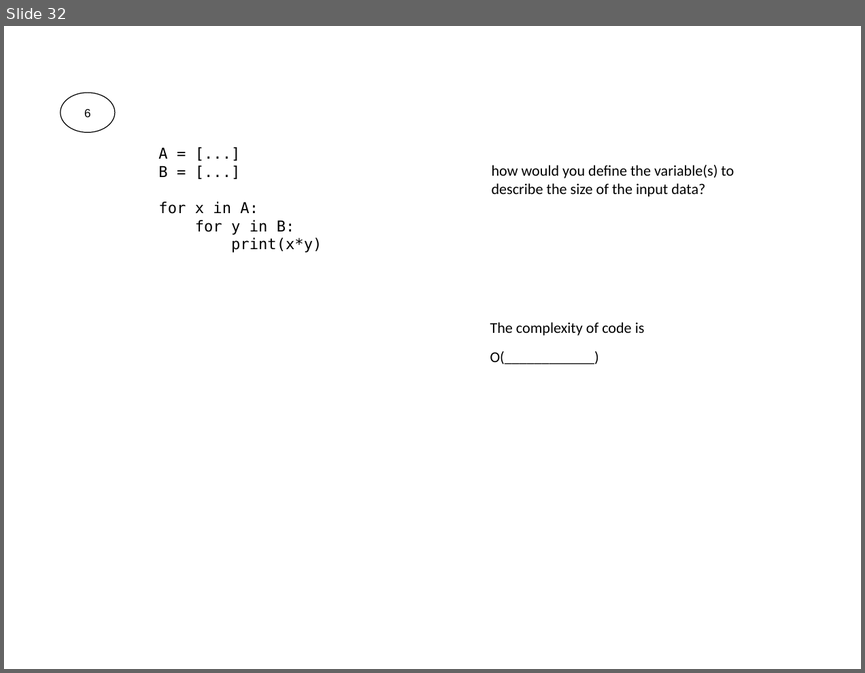
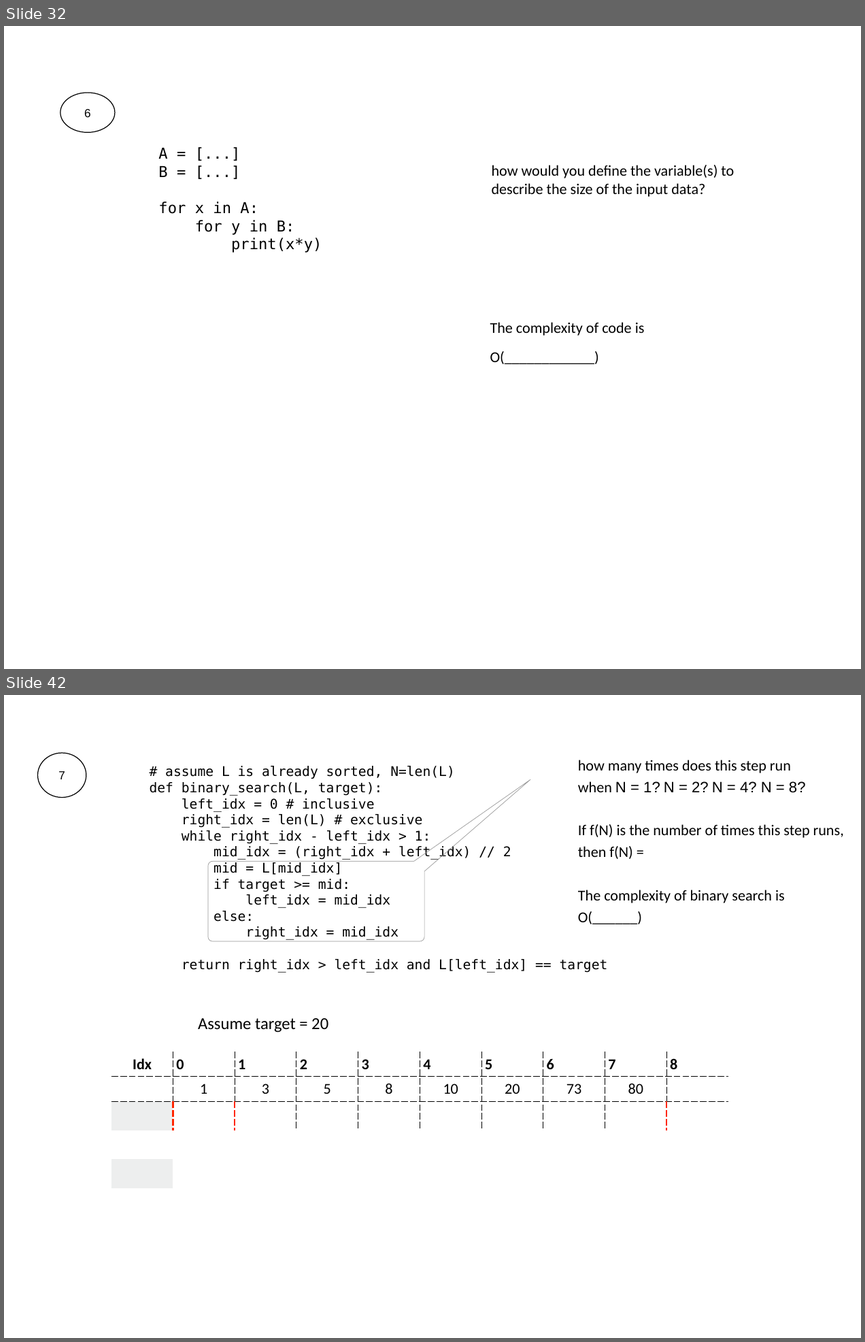
Before and after one commit to Jsus00G/CS-320-Projects-P, a slide deck: lecture-material/04-Performance_2/04-performance-worksheet-solution.pptx. Shown one above the other, each under a label of ours: slide 32 before the commit, slides 32 and 42 after it; the slides between them are not shown. The pictures are 865x673 and 865x1342 pixels, drawn with LibreOffice and Linux fonts; fonts in the diff are those of the drawing. Boxes give left, top, right and bottom in pixels: in the first picture for what was removed or moved away, otherwise in the second. Text is boxed around its words. In the diff, an @@ line names an element or a change of style, - is before the commit and + after.

```diff
--- a/lecture-material/04-Performance_2/04-performance-worksheet-solution.pptx
+++ b/lecture-material/04-Performance_2/04-performance-worksheet-solution.pptx
@@ slide 42 added at (4,695,861,1338), background #FFFFFF @@
@@ ellipse added at (38,753,86,798), outline #000000 1 pt, 14 pt, text #000000 @@
+7
@@ text added at (150,766,608,972), 16 pt, text #000000 @@
+# assume L is already sorted, N=len(L)
+def binary_search(L, target):
+left_idx = 0 # inclusive
+right_idx = len(L) # exclusive
+while right_idx - left_idx > 1:
+mid_idx = (right_idx + left_idx) // 2
+mid = L[mid_idx]
+if target >= mid:
+left_idx = mid_idx
+else:
+right_idx = mid_idx
+return right_idx > left_idx and L[left_idx] == target
@@ text added at (578,760,844,924), 18 pt, text #000000 @@
+how many times does this step run
+when N = 1? N = 2? N = 4? N = 8?
+If f(N) is the number of times this step runs, then f(N) =
+The complexity of binary search is
+O(______)
@@ freeform shape added at (208,779,530,941), outline #929292 0.5 pt @@
@@ text added at (198,1018,328,1032), 20 pt, text #000000 @@
+Assume target = 20
@@ table added at (111,1051,726,1202), 6 rows, 10 columns @@
+Idx | 0 | 1 | 2 | 3 | 4 | 5 | 6 | 7 | 8
+ | 1 | 3 | 5 | 8 | 10 | 20 | 73 | 80 | 
+ |  |  |  |  |  |  |  |  | 
+ |  |  |  |  |  |  |  |  | 
+ |  |  |  |  |  |  |  |  | 
+ |  |  |  |  |  |  |  |  | 
```
Also in this commit, not shown: 31 slides changed, 24 other slides added, 1 slide removed, 2 other files.
